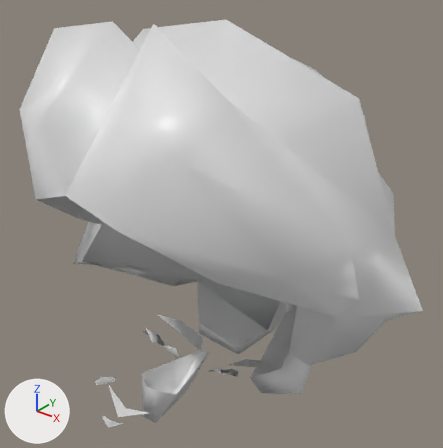
One commit to the FBX model Assets/Models/Characters/Rig_Ted.fbx: the scene before it, then after it.
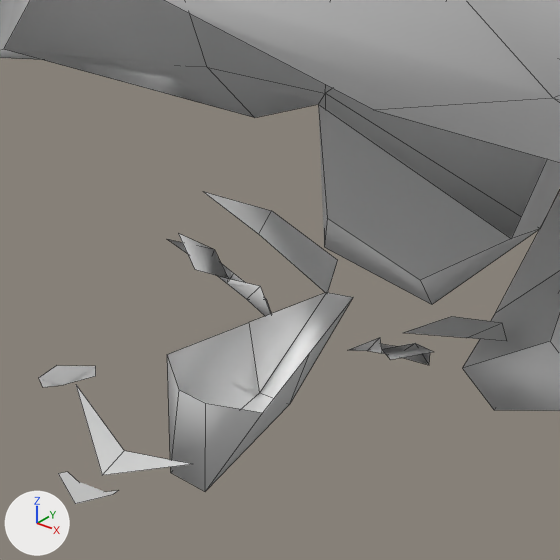
Each version is shown from a 50 mm lens placed at (2.643, 3.591, 1.806), pointed at (2.448, 3.834, 1.655), then close up on the part from 18% to 64% of the width and 54% to 100% of the height. The lights are fixed; the arrows at lower left show +X, +Y and +Z. The close-ups show mesh edges as thin lines. Where no turn or scale is listed for an object, it has been applied to the vertices.

The first close-up shows 'char_Eyes_Ted', 'char_Face_Ted'.
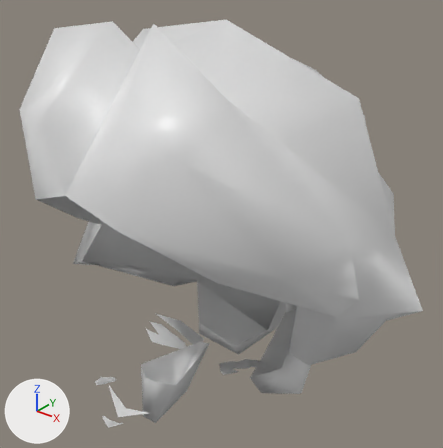
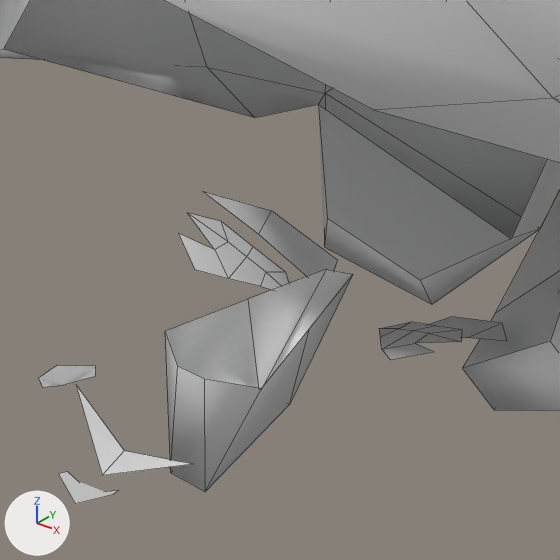
Where the change shows, as pixel boxes (x1, y1, x2, y2) in the close-ups (560 x 560 px; the box of a moved part takes in the faces that stretch with it):
'char_Eyes_Ted', reshaped (7% wider, 12% taller)
    before: (168, 234, 433, 365)
    after: (179, 213, 462, 360)
part 1 of me_plane, moved or reshaped
    before: (167, 292, 353, 491)
    after: (165, 269, 353, 491)
part 2 of me_plane_057, moved or reshaped
    before: (349, 338, 430, 365)
    after: (379, 322, 462, 349)
part 3 of me_plane_057, moved or reshaped
    before: (168, 239, 271, 316)
    after: (188, 213, 289, 290)

The change in detail:
me_plane has 124 vertices, 103 faces and spans x -0.106..0.119, y -0.005..0.205, z -0.108..0.12.
me_plane is used by ob_char_face_ted; location (2.4452, 3.7375, 1.6511).
me_plane part 1: the loose piece of 12 vertices spanning x -0.015..0.014, y 0.038..0.087, z -0.102..-0.077 is scaled about its middle by (1, 1, 1.29), then moved by (0.0, 0.0, 0.003).
me_plane_057 has 26 vertices, 18 faces and spans x -0.0375..0.0375, y 0.0665..0.077, z -0.0858..-0.0673.
me_plane_057 is used by ob_char_eyes_ted; location (2.4452, 3.7375, 1.6511).
Before the commit, vertices of me_plane_057: 0 (0.0277, 0.0695, -0.0724), 1 (0.0181, 0.0718, -0.0774) at pixel (367, 350), 6 (0.0375, 0.0678, -0.0685) at pixel (429, 365), 7 (0.0104, 0.0743, -0.0827) at pixel (347, 350), 9 (0.0255, 0.075, -0.0748).
Before the commit, vertices of me_plane_057: 12 (0.0229, 0.0706, -0.0749) at pixel (381, 353), 18 (0.0173, 0.077, -0.0791), 19 (0.0338, 0.073, -0.0705) at pixel (430, 352).
Before the commit, vertices of me_plane_057: 2 (-0.0267, 0.0699, -0.0758), 3 (-0.0171, 0.072, -0.0809) at pixel (246, 299), 4 (-0.0157, 0.077, -0.0833) at pixel (266, 299), 5 (-0.0322, 0.0735, -0.0745), 14 (-0.0219, 0.071, -0.0784) at pixel (227, 283).
Before the commit, vertices of me_plane_057: 15 (-0.0239, 0.0752, -0.0789) at pixel (233, 273), 20 (-0.0375, 0.068, -0.0715) at pixel (166, 239), 21 (-0.0104, 0.0738, -0.0858).
Part 2, on me_plane_057:
Vertices 0, 1, 6, 7, 9, 12, 18, 19 of me_plane_057 move by (0.0014, 0.0092, 0.0008).
Part 3, on me_plane_057:
Vertices 2 to 5, 14, 15, 20, 21 of me_plane_057 move by (-0.0019, 0.0085, 0.0017).
